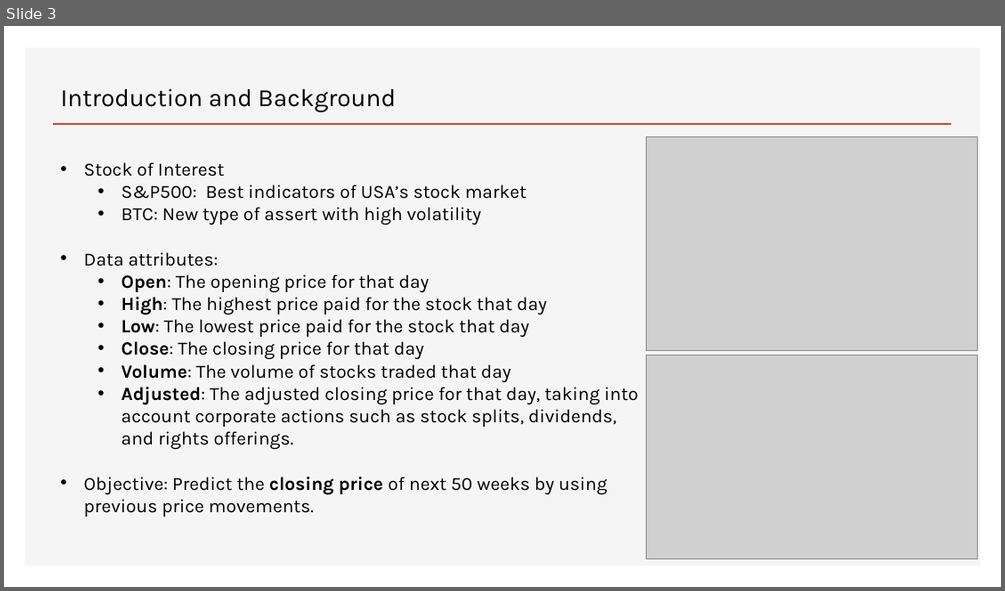
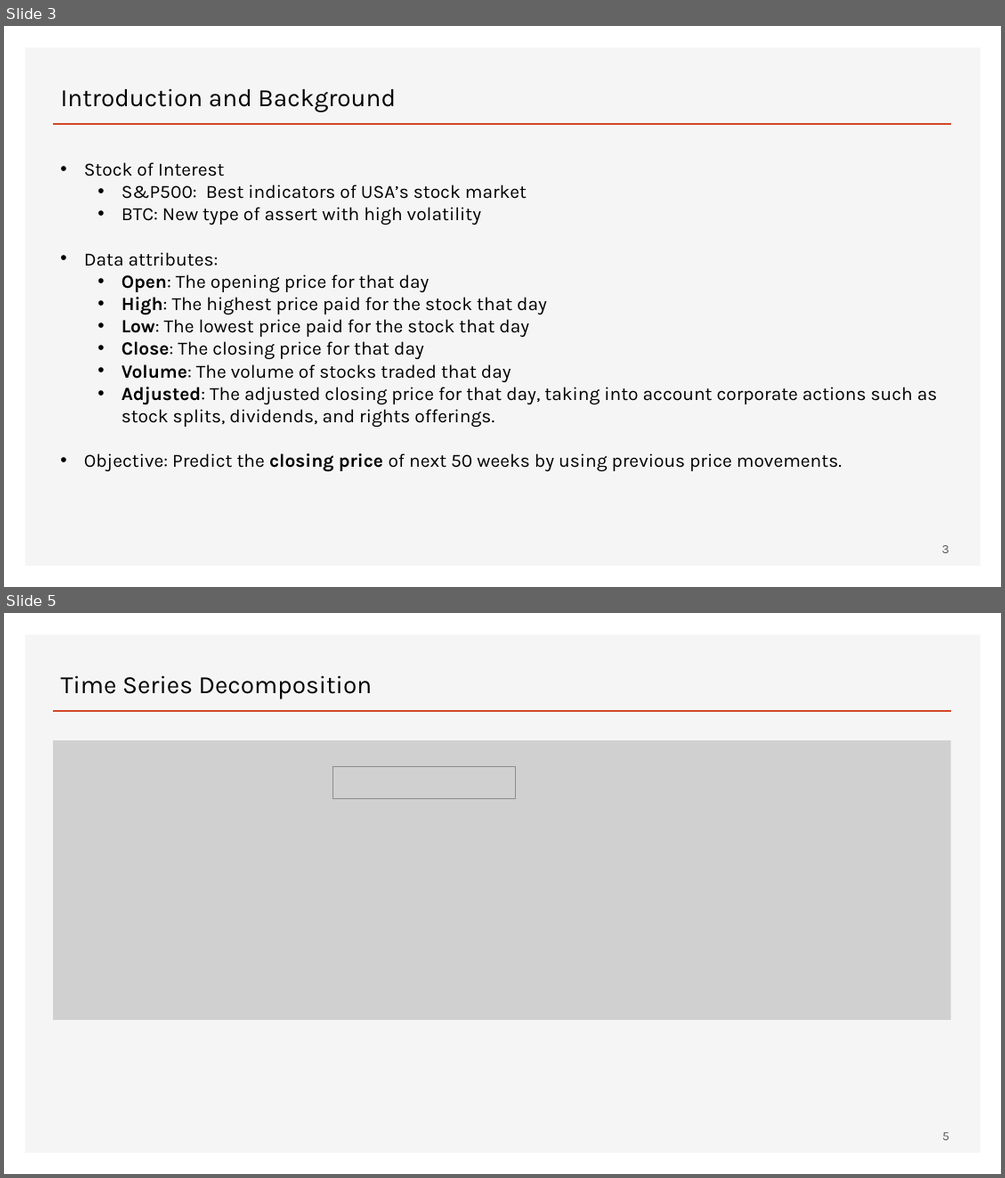
Before and after one commit to hieum98/Stock-Price-Prediction, a slide deck: HieuMan_FinalProj.pptx. Shown one above the other, each under a label of ours: slide 3 before the commit, slides 3 and 5 after it; the slides between them are not shown. The pictures are 1005x591 and 1005x1178 pixels, drawn with LibreOffice and Linux fonts; fonts in the diff are those of the drawing; grey boxes stand for pictures. Boxes give left, top, right and bottom in pixels: in the first picture for what was removed or moved away, otherwise in the second. Text is boxed around its words. In the diff, an @@ line names an element or a change of style, - is before the commit and + after.

```diff
--- a/HieuMan_FinalProj.pptx
+++ b/HieuMan_FinalProj.pptx
@@ slide 5 added at (x1=4, y1=613, x2=1001, y2=1174), background #FFFFFF; not listed: 2 template elements that a slide beside it also shows @@
@@ subtitle added at (x1=61, y1=675, x2=372, y2=699), 24 pt, text #000000 @@
+Time Series Decomposition
@@ picture added at (x1=53, y1=740, x2=952, y2=1020) @@
@@ picture added at (x1=332, y1=767, x2=516, y2=799) @@
@@ page number added at (x1=942, y1=1132, x2=949, y2=1140), 12 pt, text #595959 @@
+5
@@ slide 3 changed as well @@
@@ text "Stock of Interest" rewrapped from (x1=84, y1=162, x2=638, y2=516) to (x1=84, y1=162, x2=938, y2=472) @@
@@ picture removed at (x1=646, y1=136, x2=978, y2=351) @@
@@ picture removed at (x1=646, y1=355, x2=978, y2=559) @@
@@ page number added at (x1=942, y1=545, x2=949, y2=553), 12 pt, text #595959 @@
+3
```
Also in this commit, not shown: 7 other slides changed, 3 other slides added.
